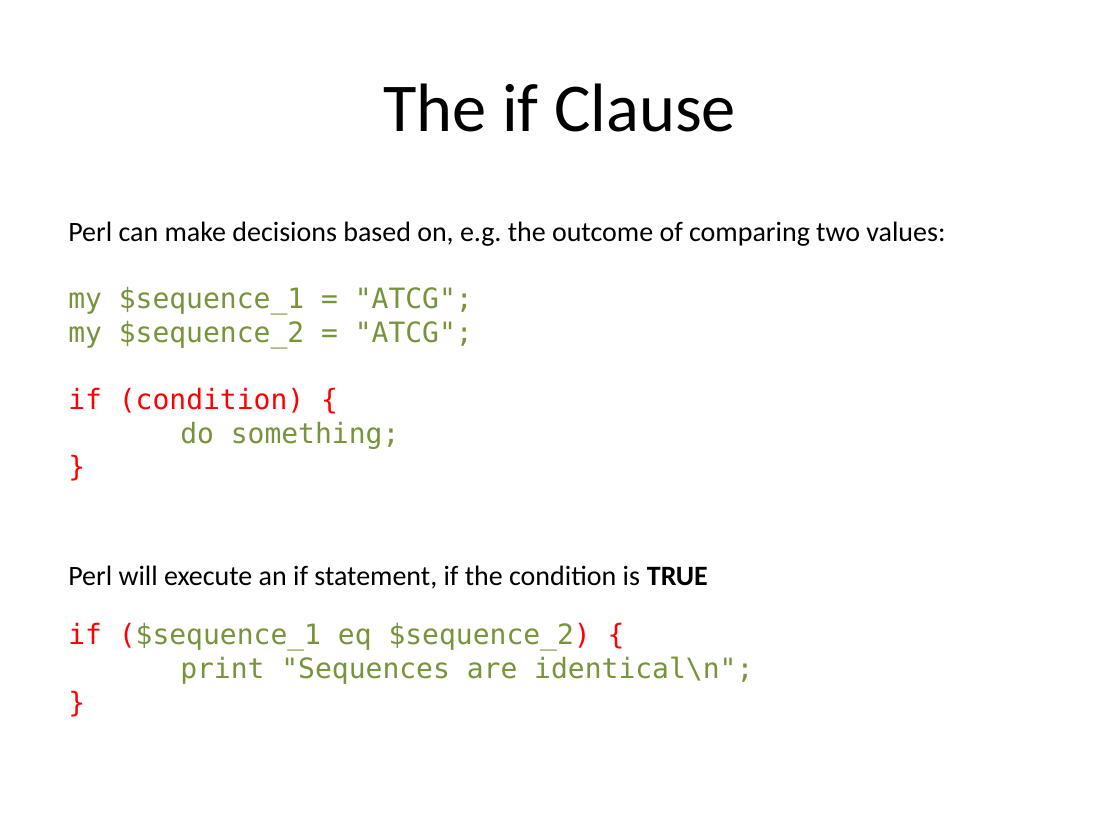
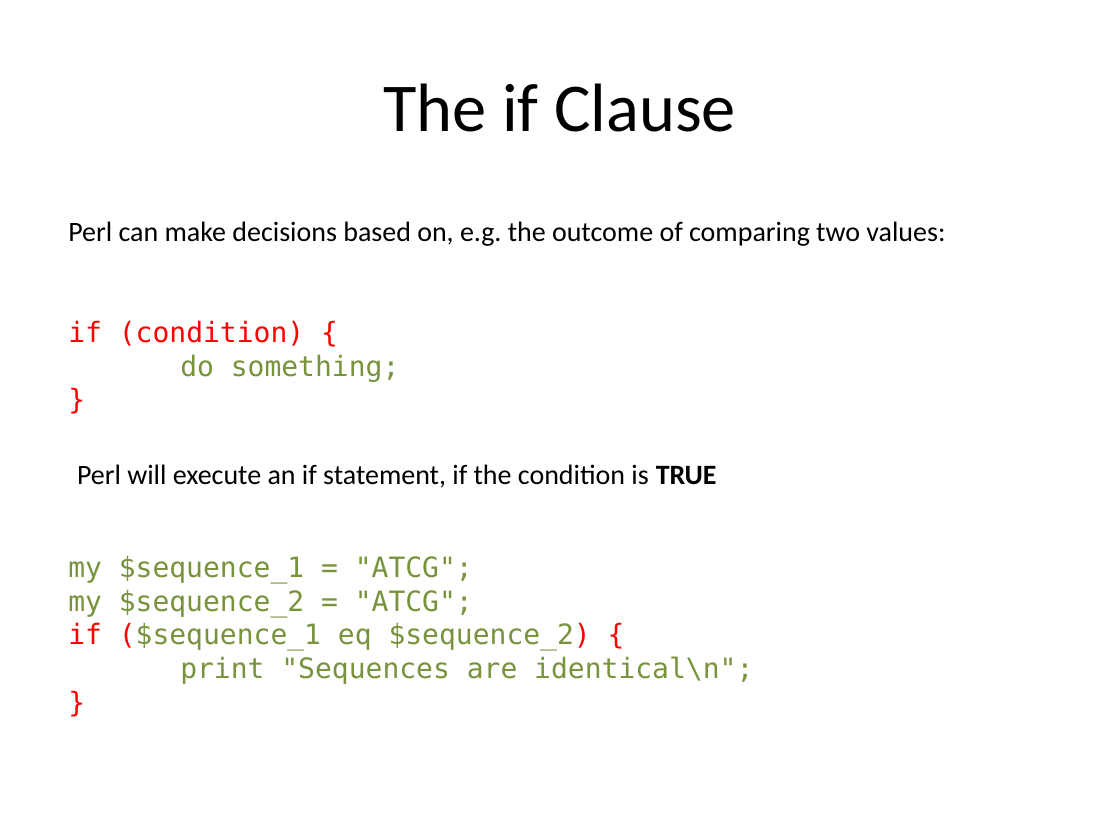
Before and after one commit to kbseah/perlcourse2017, a slide deck: slide 71 of Day1-1_JWI/Day1_intro_scalars_regex.pptx (slide 70 before the commit). Drawn at 1120x840 pixels with LibreOffice and Linux fonts; fonts in the diff are those of the drawing. Boxes give left, top, right and bottom in pixels: in the first picture for what was removed or moved away, otherwise in the second. Text is boxed around its words. In the diff, an @@ line names an element or a change of style, - is before the commit and + after.

```diff
--- a/Day1-1_JWI/Day1_intro_scalars_regex.pptx
+++ b/Day1-1_JWI/Day1_intro_scalars_regex.pptx
@@ text at box(68, 286, 473, 349): paragraphs removed @@
-my $sequence_1 = "ATCG";
-my $sequence_2 = "ATCG";
@@ text "Perl will execute an if ...": place and size @@
-text "Perl will execute an if ..." at box(68, 565, 708, 589)
+text "Perl will execute an if ..." at box(77, 464, 717, 488)
@@ text at box(68, 555, 473, 617): paragraphs added @@
+my $sequence_1 = "ATCG";
+my $sequence_2 = "ATCG";
```
Also in this commit, not shown: 14 other slides changed, 7 slides added, 1 slide removed, 1 other file.
